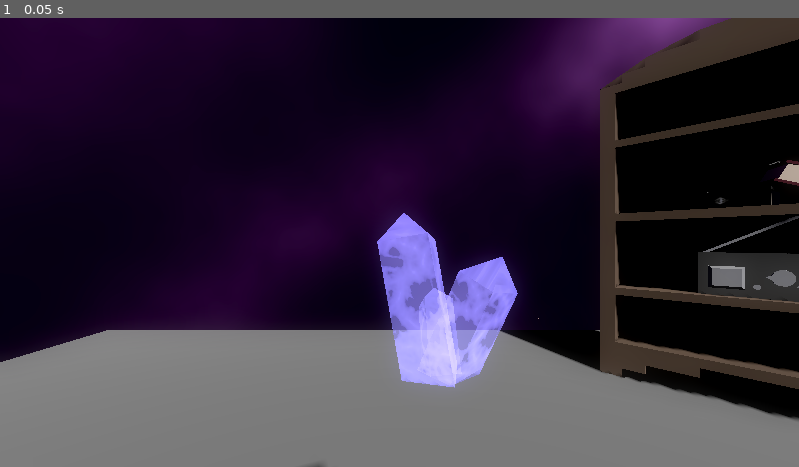
Above: before the commit, frame 1.
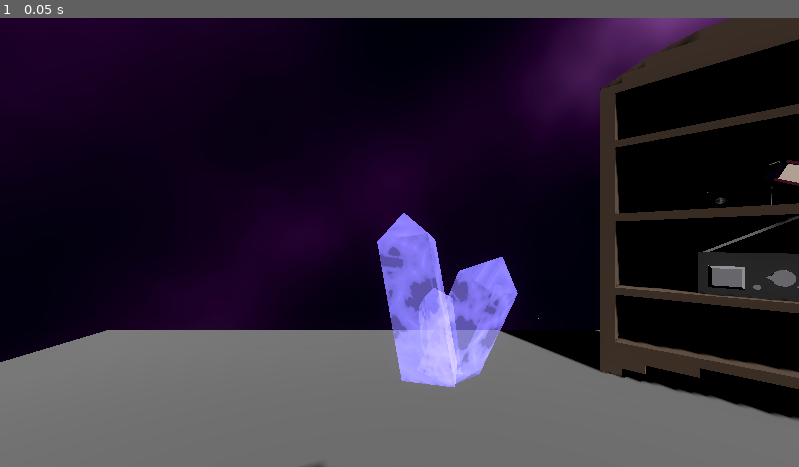
Above: after the commit, the same moment.

Repository: AdrienPiechocki/HyprRealm
Game: Godot game, scene res://scenes/Launcher.tscn
Same seed, same stepped clock (60 frames per second), same inputs: the game is played once before the commit and once after it.
Inputs:
- Up to frame 1 (0.05 s): no input

The runs differ from the first frame. In frame 1, 0.1% of the frame differs, in the area x 48-65%, y 45-82%.

Commit message:
4.6 update

Diff:
--- a/source/project.godot
+++ b/source/project.godot
@@ -8,11 +8,15 @@
 
 config_version=5
 
+[animation]
+
+compatibility/default_parent_skeleton_in_mesh_instance_3d=true
+
 [application]
 
 config/name="HyprRealm"
 run/main_scene="uid://bv6j4lylunv51"
-config/features=PackedStringArray("4.5", "Forward Plus")
+config/features=PackedStringArray("4.6", "Forward Plus")
 run/max_fps=60
 config/icon="res://icon.svg"
 
--- a/source/scenes/main.tscn
+++ b/source/scenes/main.tscn
@@ -31,64 +31,67 @@
 background_mode = 2
 sky = SubResource("Sky_o6xl0")
 glow_enabled = true
-glow_bloom = 1.0
+glow_bloom = 0.34
+volumetric_fog_enabled = true
+volumetric_fog_density = 0.001
+volumetric_fog_albedo = Color(0.41568628, 0, 1, 1)
 
 [sub_resource type="StandardMaterial3D" id="StandardMaterial3D_jjgbg"]
 albedo_color = Color(0.4506483, 0.4506483, 0.45064825, 1)
 
-[node name="Main" type="Node3D"]
+[node name="Main" type="Node3D" unique_id=975944976]
 script = ExtResource("1_tefeu")
 
-[node name="WorldEnvironment" type="WorldEnvironment" parent="."]
+[node name="WorldEnvironment" type="WorldEnvironment" parent="." unique_id=1656855996]
 environment = SubResource("Environment_tipki")
 
-[node name="DirectionalLight3D" type="DirectionalLight3D" parent="."]
+[node name="DirectionalLight3D" type="DirectionalLight3D" parent="." unique_id=447192560]
 transform = Transform3D(0.92718387, -0.26488683, 0.26488686, 0, 0.70710677, 0.7071067, -0.3746066, -0.65561795, 0.655618, 0, 0, 0)
 shadow_enabled = true
 
-[node name="CSGBox3D" type="CSGBox3D" parent="."]
+[node name="CSGBox3D" type="CSGBox3D" parent="." unique_id=52548687]
 use_collision = true
 size = Vector3(10, 1, 10)
 material = SubResource("StandardMaterial3D_jjgbg")
 
-[node name="Player" parent="." instance=ExtResource("2_bo1nx")]
+[node name="Player" parent="." unique_id=791228669 instance=ExtResource("2_bo1nx")]
 transform = Transform3D(1, 0, 0, 0, 1, 0, 0, 0, 1, 0, 1.5, 0.011)
 
-[node name="Bookshelf" parent="." instance=ExtResource("4_jjvhh")]
+[node name="Bookshelf" parent="." unique_id=1452944487 instance=ExtResource("4_jjvhh")]
 transform = Transform3D(-0.70710677, 0, 0.70710677, 0, 1, 0, -0.70710677, 0, -0.70710677, 3, 0.5, -3)
 
-[node name="Book_Raspberry-Pi" parent="Bookshelf" instance=ExtResource("5_tbgi4")]
+[node name="Book_Raspberry-Pi" parent="Bookshelf" unique_id=89995697 instance=ExtResource("5_tbgi4")]
 transform = Transform3D(-0.19278067, -0.40612954, 0.8932502, -0.03825531, 0.9127444, 0.40673697, -0.980496, 0.044239447, -0.19149622, -0.63403976, 1.6732483, 0.15857601)
 script = ExtResource("3_8gbba")
 command = "xdg-open \"/home/adrien/Documents/Livres/Raspbery-PI/officialraspberrypihandbook2026.pdf\""
 tooltip = "The official Raspberry Pi Handbook 2026 "
 
-[node name="Book_Skyrim" parent="Bookshelf" instance=ExtResource("7_ya4ey")]
+[node name="Book_Skyrim" parent="Bookshelf" unique_id=722719518 instance=ExtResource("7_ya4ey")]
 transform = Transform3D(-0.30546254, 0, -0.9522041, 0, 1, 0, 0.9522041, 0, -0.30546254, -0.27347422, 1.5297666, 0.19525623)
 script = ExtResource("3_8gbba")
 command = "xdg-open \"/home/adrien/Documents/Livres/Third Editions/Les Parchemins de Tamriel : Skyrim.pdf\""
 tooltip = "Les Parchemins de Tamriel : Skyrim"
 
-[node name="Crystal" parent="." instance=ExtResource("2_jjvhh")]
+[node name="Crystal" parent="." unique_id=968901973 instance=ExtResource("2_jjvhh")]
 transform = Transform3D(1, 0, 0, 0, 1, 0, 0, 0, 1, 0.49621153, 0.49144924, -3.3585243)
 script = ExtResource("3_8gbba")
 command = "kitty -e cava"
 tooltip = "cava"
 
-[node name="Radio" parent="." instance=ExtResource("7_o6xl0")]
+[node name="Radio" parent="." unique_id=454285981 instance=ExtResource("7_o6xl0")]
 transform = Transform3D(-0.70710677, 0, 0.70710677, 0, 1, 0, -0.70710677, 0, -0.70710677, 3.3597145, 1.4288898, -2.7563224)
 script = ExtResource("3_8gbba")
 command = "~/Dots/Scripts/Music/Playlist.sh"
 runs_in_background = true
 tooltip = "Playlist"
 
-[node name="Table" parent="." instance=ExtResource("8_85g3d")]
+[node name="Table" parent="." unique_id=1968449524 instance=ExtResource("8_85g3d")]
 transform = Transform3D(-4.3711385e-08, 0, 0.99999994, 0, 1, 0, -0.99999994, 0, -4.3711385e-08, 4.3323717, 0.5, -0.57742316)
 script = ExtResource("3_8gbba")
 command = "nautilus -w"
 tooltip = "dossiers"
 
-[node name="Terminal" parent="." instance=ExtResource("9_choun")]
+[node name="Terminal" parent="." unique_id=1292269795 instance=ExtResource("9_choun")]
 transform = Transform3D(-4.371139e-08, 0, 1, 0, 1, 0, -1, 0, -4.371139e-08, 4.279095, 1.5000002, -0.5670942)
 script = ExtResource("3_8gbba")
 command = "kitty"
Not shown: 1 places in source/assets/Crystal/crystal.tres that only renumber resources
Not shown: 1 places in source/scenes/main.tscn that only renumber resources
Not shown, changed: build/HyprRealm.pck
Not shown, changed: build/HyprRealm.x86_64
